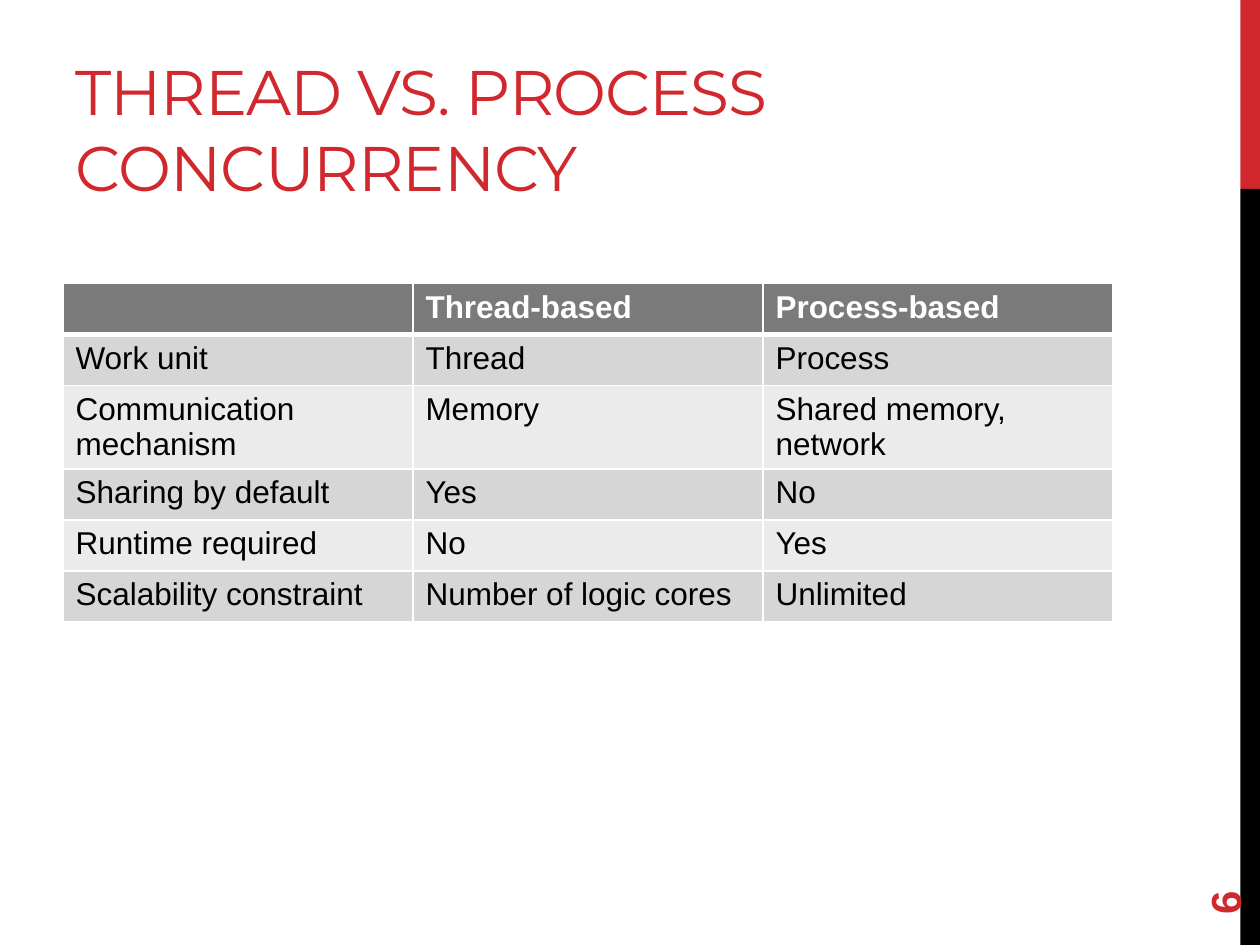
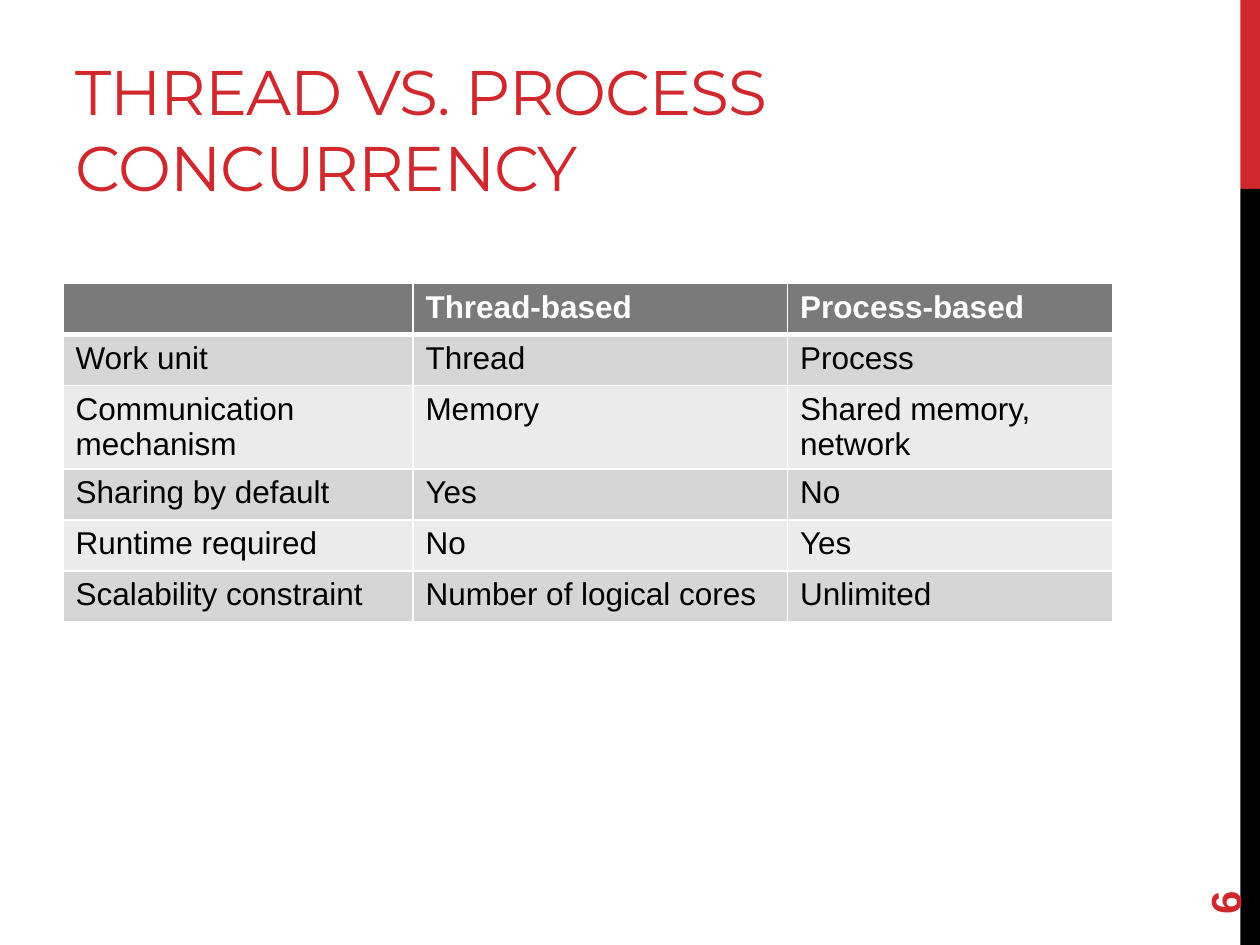
Before and after one commit to joshpeterson/DevelopingConcurrentSoftware, a slide deck: slide 6 of Lectures/Introduction to MPI/Introduction to MPI.pptx. Drawn at 1260x945 pixels with LibreOffice and Linux fonts; fonts in the diff are those of the drawing. Boxes give left, top, right and bottom in pixels: in the first picture for what was removed or moved away, otherwise in the second. Text is boxed around its words. In the diff, an @@ line names an element or a change of style, - is before the commit and + after.

```diff
--- a/Lectures/Introduction to MPI/Introduction to MPI.pptx
+++ b/Lectures/Introduction to MPI/Introduction to MPI.pptx
@@ table at [63,284,1113,627] @@
-row 6, column 2: Number of logic cores
+row 6, column 2: Number of logical cores
```
Also in this commit, not shown: 3 other slides changed, 1 slide removed.
